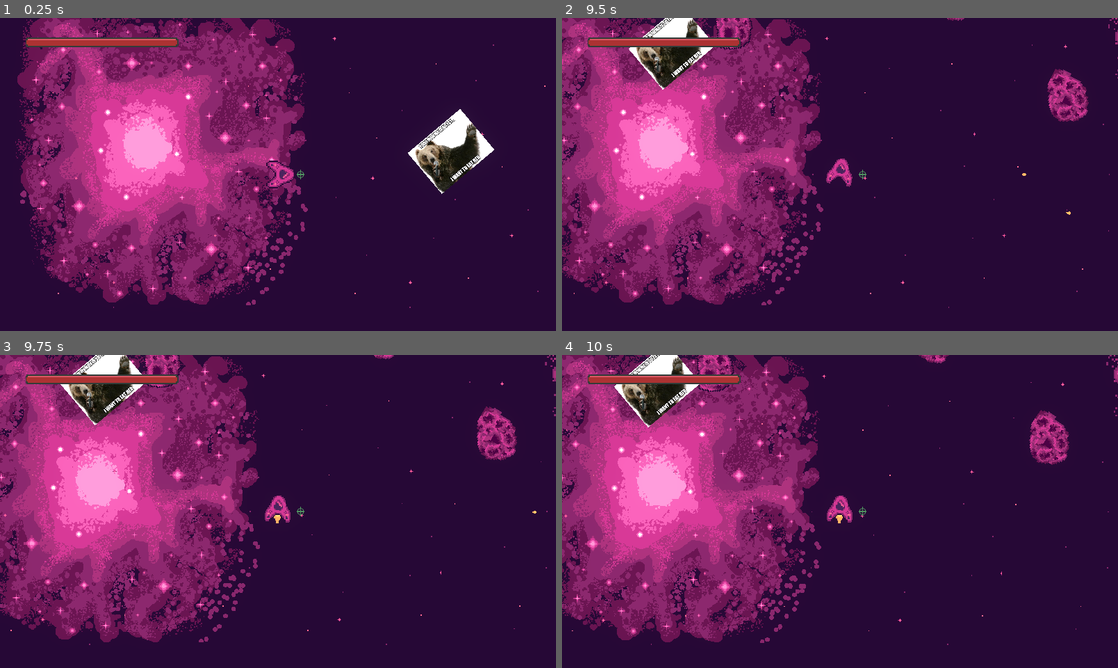
Above: before the commit, frames 1-4 (two rows, left to right).
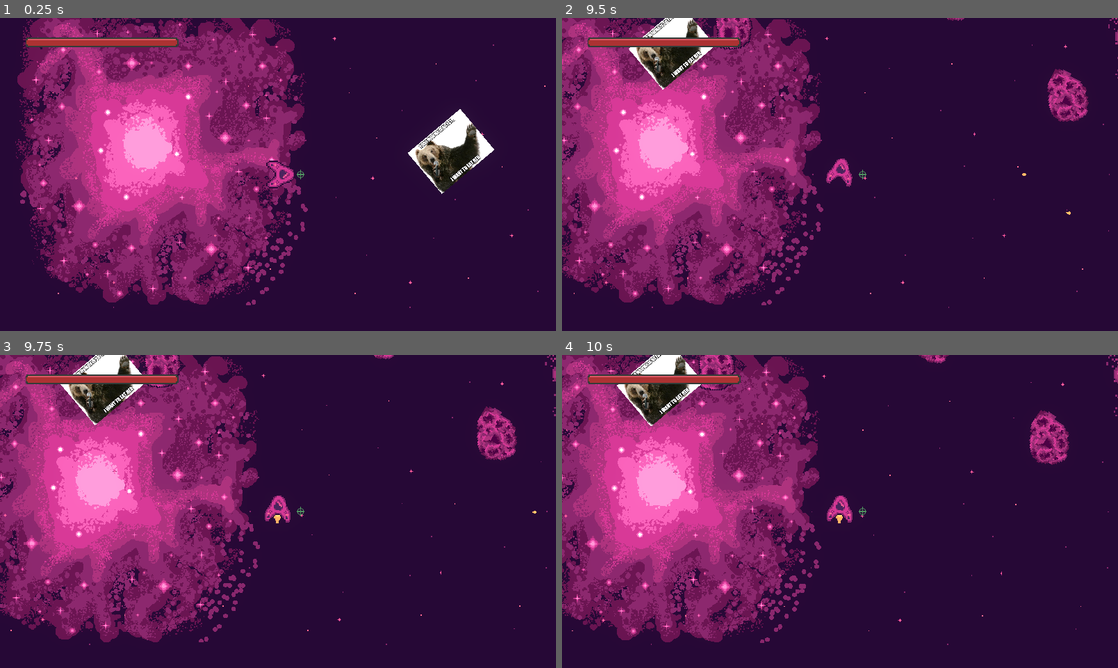
Above: after the commit, the same moments.

Repository: bear-minimum-studio/space-bear
Game: Godot game, scene res://Game.tscn
Same seed, same stepped clock (60 frames per second), same inputs: the game is played once before the commit and once after it.
Inputs:
- Up to frame 1 (0.25 s): no input
- Up to frame 2 (9.5 s): hold Up (accelerate) 0.53-2.03 s; tap Down (decelerate) every 2.25 s from 0.6 to 7.35 s; tap Space (fire) at 1.35, 5.85 s; hold F (turret_fire) 2.03-2.78 s; hold Left (turn_left) 2.03-4.28 s; hold Space (fire) 3.53-4.28 s; hold Right (turn_right) 4.28-5.03 s; tap F (turret_fire) at 4.35, 8.85 s; hold Up (accelerate) 5.03-5.78 s; hold Right (turn_right) 5.78-8.03 s; hold F (turret_fire) 6.53-7.28 s; hold Space (fire) 8.03-8.78 s; hold Left (turn_left) from 8.03 s (still down)
- Up to frame 3 (9.75 s): release Left (turn_left) at 9.53 s; hold Up (accelerate) from 9.53 s (still down); tap Down (decelerate) at 9.6 s
- Up to frame 4 (10 s): keep holding Up (accelerate)

Frames 1-3 are identical in both runs. In frame 4, 1.2% of the frame differs, in the area x 9-32%, y 0-24%.

Commit message:
fix: correct mask and layers for collisions

Diff:
--- a/MotherShip.tscn
+++ b/MotherShip.tscn
@@ -11,7 +11,7 @@
 
 [node name="MotherShip" type="CharacterBody2D"]
 collision_layer = 8
-collision_mask = 11
+collision_mask = 0
 script = ExtResource("1_gfdas")
 
 [node name="Ship" type="Sprite2D" parent="."]
--- a/asteroids/Asteroid.gd
+++ b/asteroids/Asteroid.gd
@@ -1,4 +1,4 @@
-extends CharacterBody2D
+extends RigidBody2D
 
 var health = 10
 
--- a/asteroids/Asteroid.tscn
+++ b/asteroids/Asteroid.tscn
@@ -47,9 +47,9 @@
 [sub_resource type="CircleShape2D" id="CircleShape2D_qdse8"]
 radius = 35.3553
 
-[node name="Asteroid" type="CharacterBody2D"]
+[node name="Asteroid" type="RigidBody2D"]
 collision_layer = 2
-collision_mask = 9
+collision_mask = 11
 script = ExtResource("1_81esk")
 
 [node name="SpriteContainer" type="Node2D" parent="."]
@@ -70,7 +70,7 @@
 
 [node name="HitBox" type="Area2D" parent="."]
 collision_layer = 4
-collision_mask = 21
+collision_mask = 23
 
 [node name="CollisionShape2D" type="CollisionShape2D" parent="HitBox"]
 shape = SubResource("CircleShape2D_qdse8")
--- a/player/Player.tscn
+++ b/player/Player.tscn
@@ -26,7 +26,7 @@
 stream_2/weight = 1.0
 
 [node name="CharacterBody2D" type="CharacterBody2D"]
-collision_mask = 10
+collision_mask = 8
 script = ExtResource("1_rsmvc")
 
 [node name="Flammes" type="Sprite2D" parent="."]
--- a/project.godot
+++ b/project.godot
@@ -82,6 +82,10 @@
 2d_physics/layer_4="ally"
 2d_physics/layer_5="ally hitbox"
 
+[physics]
+
+2d/default_gravity=0.0
+
 [rendering]
 
 environment/defaults/default_clear_color=Color(0.14902, 0.0509804, 0.203922, 1)
